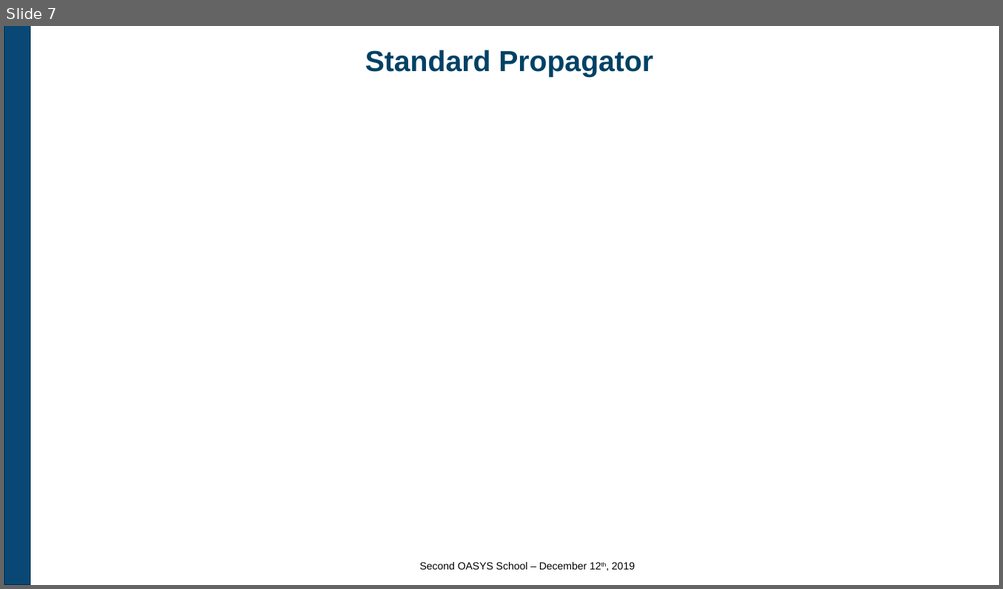
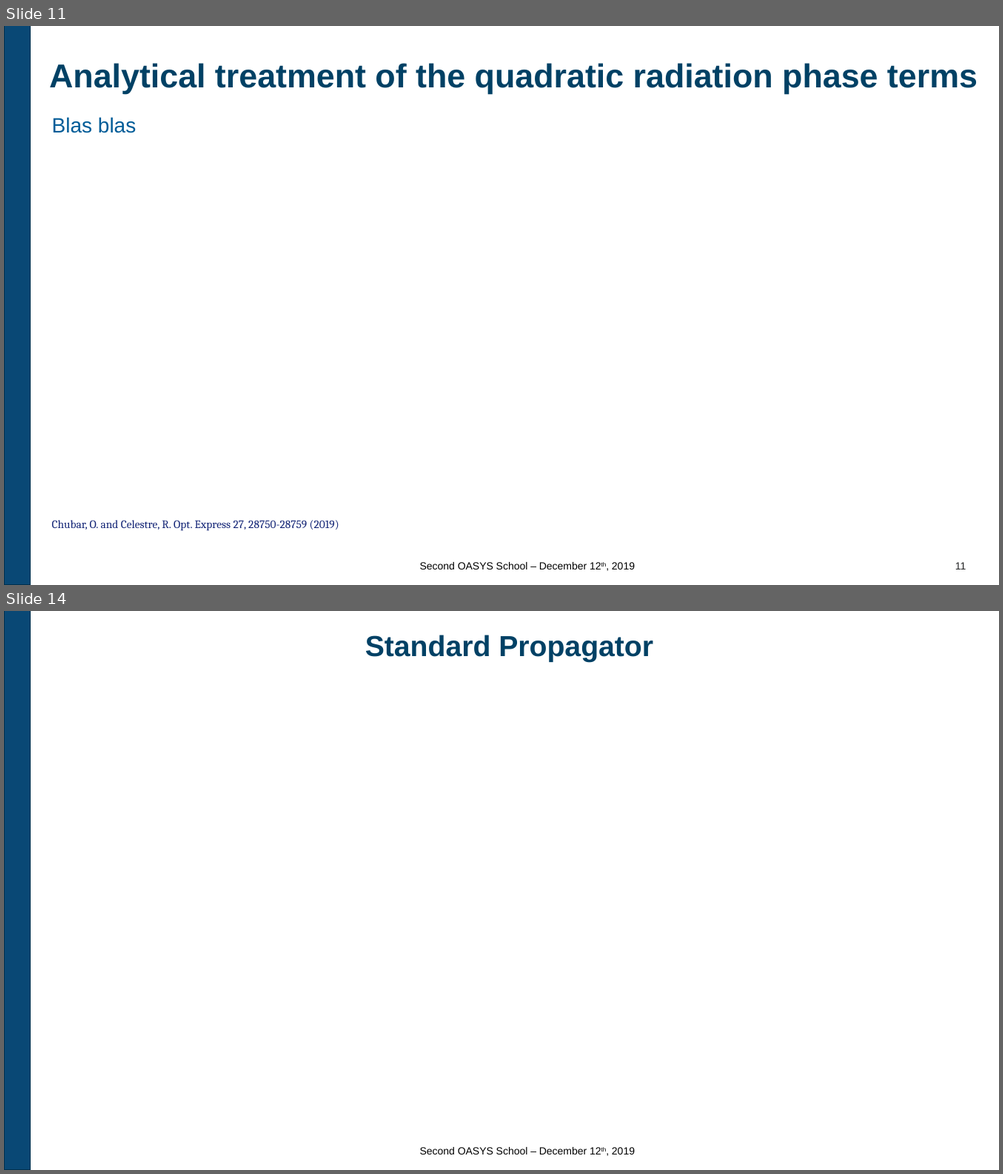
Before and after one commit to oasys-kit/oasys_school, a slide deck: second/slides/2_Introduction_to_SRW.pptx. Shown one above the other, each under a label of ours: slide 7 before the commit, slides 11 and 14 after it; the slides between them are not shown. The pictures are 1003x589 and 1003x1174 pixels, drawn with LibreOffice and Linux fonts; fonts in the diff are those of the drawing; background and template pictures are left out. Boxes give left, top, right and bottom in pixels: in the first picture for what was removed or moved away, otherwise in the second. Text is boxed around its words. In the diff, an @@ line names an element or a change of style, - is before the commit and + after.

Commit message:
Second Oasys School

```diff
--- a/second/slides/2_Introduction_to_SRW.pptx
+++ b/second/slides/2_Introduction_to_SRW.pptx
@@ slide 11 added at [4, 26, 999, 585], background #FFFFFF; not listed: 1 template element that a slide beside it also shows @@
@@ title added at [49, 63, 977, 94], 32 pt, text #004165, bold @@
+Analytical treatment of the quadratic radiation phase terms
@@ text added at [52, 117, 136, 133], 20 pt, text #005C98 @@
+Blas blas
@@ text added at [52, 520, 339, 531], 11 pt, text #112375 @@
+Chubar, O. and Celestre, R. Opt. Express 27, 28750-28759 (2019)
@@ text added at [420, 562, 634, 570], 10 pt, text #000000 @@
+Second OASYS School – December 12th, 2019
@@ page number added at [955, 562, 965, 570], 10 pt, text #232425 @@
+11
@@ what was slide 7 is now slide 14 @@
```
Also in this commit, not shown: 6 slides changed, 6 other slides added.
